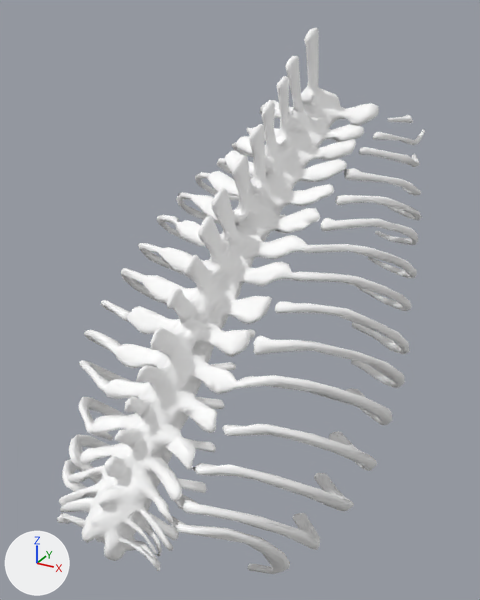
What one commit did to the glTF model Room_collabmuseum/_CustomModels/mdl_zesty_whale_tunnel.gltf.
Both versions are drawn from a 50 mm lens placed at (4.56, -5.11, 7.03), pointed at (-0.48, 4.05, 2.45). Lighting does not change. The marker at lower left points along +X, +Y and +Z.

In view in the first picture: 'Ribcage'.
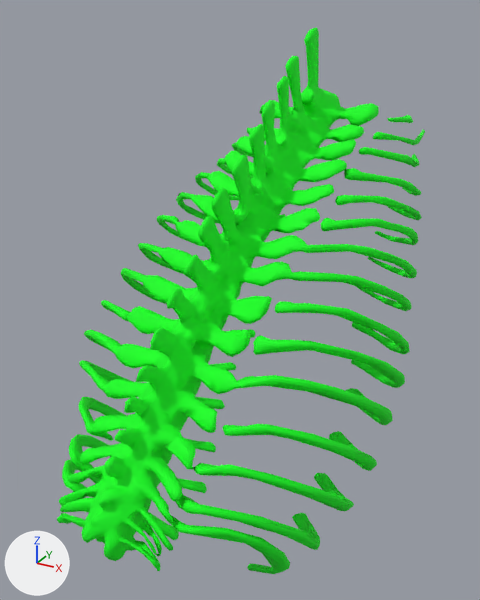
Pixel boxes [x1, y1, x2, y2] of what changed, in the pictures (480 x 600 px):
'Ribcage', surface changed (white to green)
    both: [57, 27, 425, 574]

The change, as a diff of the scene's bpy script:
```diff
--- a/Room_collabmuseum/_CustomModels/mdl_zesty_whale_tunnel.gltf.py
+++ b/Room_collabmuseum/_CustomModels/mdl_zesty_whale_tunnel.gltf.py
@@ img_bone @@
+img_bone = load_image('bone', 'bone.png', 4, 4, 'sRGB')
@@ mat_ribcage @@
 mat_ribcage = principled_material('Ribcage')
-mat_ribcage.base_color = (1.0, 1.0, 1.0)  # white #ffffff
+mat_ribcage.texture = img_bone
 mat_ribcage.roughness = 0.8
```
